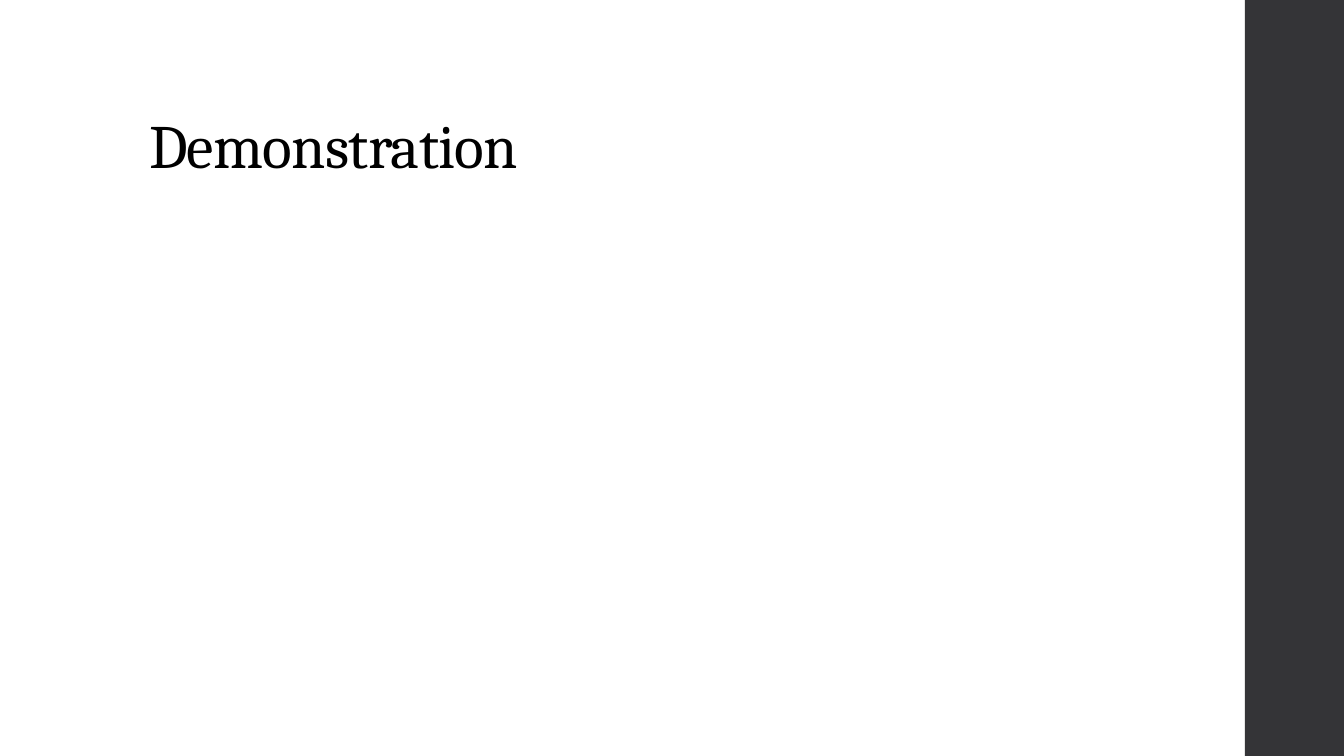
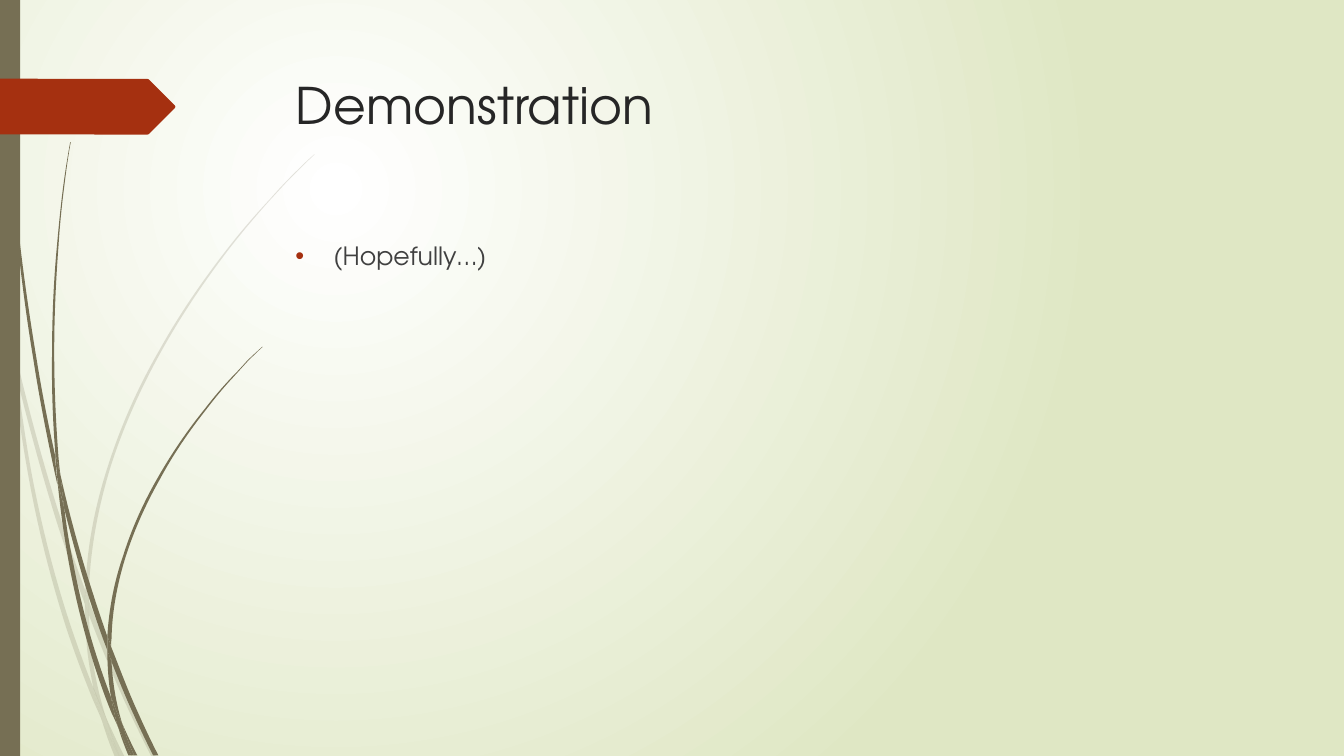
Before and after one commit to JKinsella1991/GestureBasedURI, a slide deck: slide 5 of GesturePresentation.pptx. Drawn at 1344x756 pixels with LibreOffice and Linux fonts; fonts in the diff are those of the drawing. Boxes give left, top, right and bottom in pixels: in the first picture for what was removed or moved away, otherwise in the second. Text is boxed around its words. In the diff, an @@ line names an element or a change of style, - is before the commit and + after.

```diff
--- a/GesturePresentation.pptx
+++ b/GesturePresentation.pptx
@@ background #FFFFFF to gradient #FFFFFF to #DFE8C4 @@
@@ rectangle added at <box>0,0,20,756</box>, fill #766F54 @@
@@ rectangle removed at <box>1245,0,1344,756</box> @@
@@ freeform shape added at <box>0,79,175,134</box>, fill #A53010 @@
@@ title "Demonstration": place and size @@
-title "Demonstration" at <box>149,127,518,169</box>
+title "Demonstration" at <box>296,86,653,125</box>
@@ title "Demonstration" at <box>296,86,653,125</box>: size 44 to 36 pt, font Cambria to TeX Gyre Adventor, text colour #000000 to #262626, letter spacing -0.5 to 0 pt; line spacing 0.9 to 1; vertical alignment bottom to top @@
@@ text added at <box>333,246,486,271</box>, 18 pt, text #404040 @@
+• (Hopefully…)
@@ group added at <box>0,154,315,756</box>: 10 freeform shapes @@
@@ group added at <box>3,0,262,756</box>: 12 freeform shapes @@
```
Also in this commit, not shown: 3 other slides changed, 2 slides added, 2 slides removed, 3 other files.
